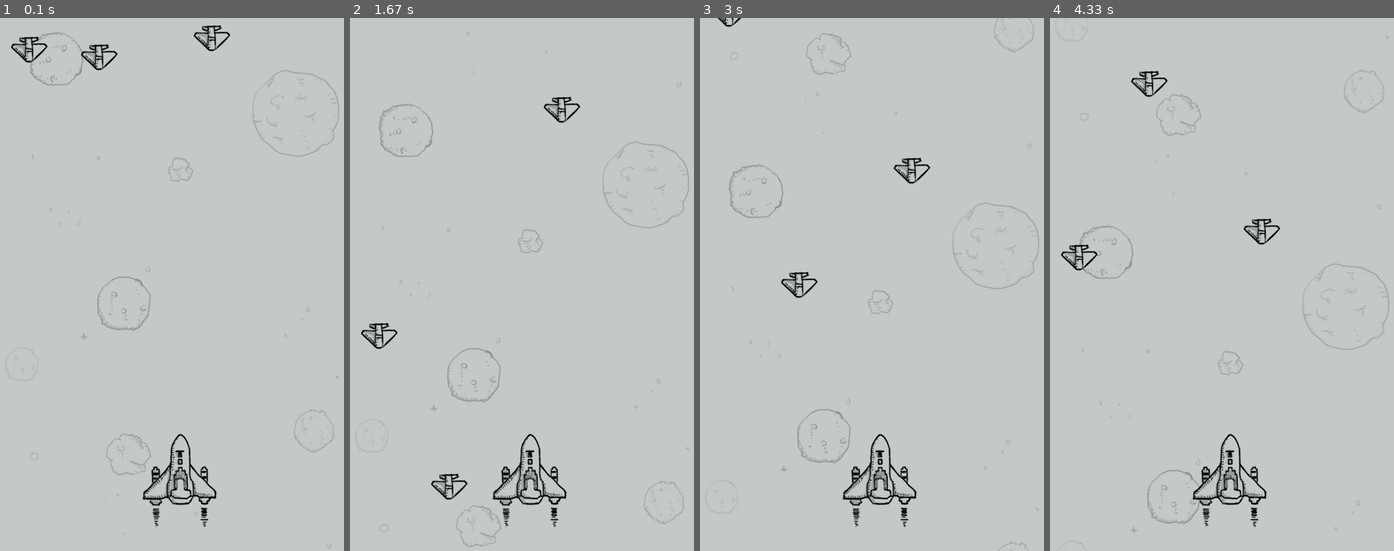
Above: before the commit, frames 1-4 (left to right).
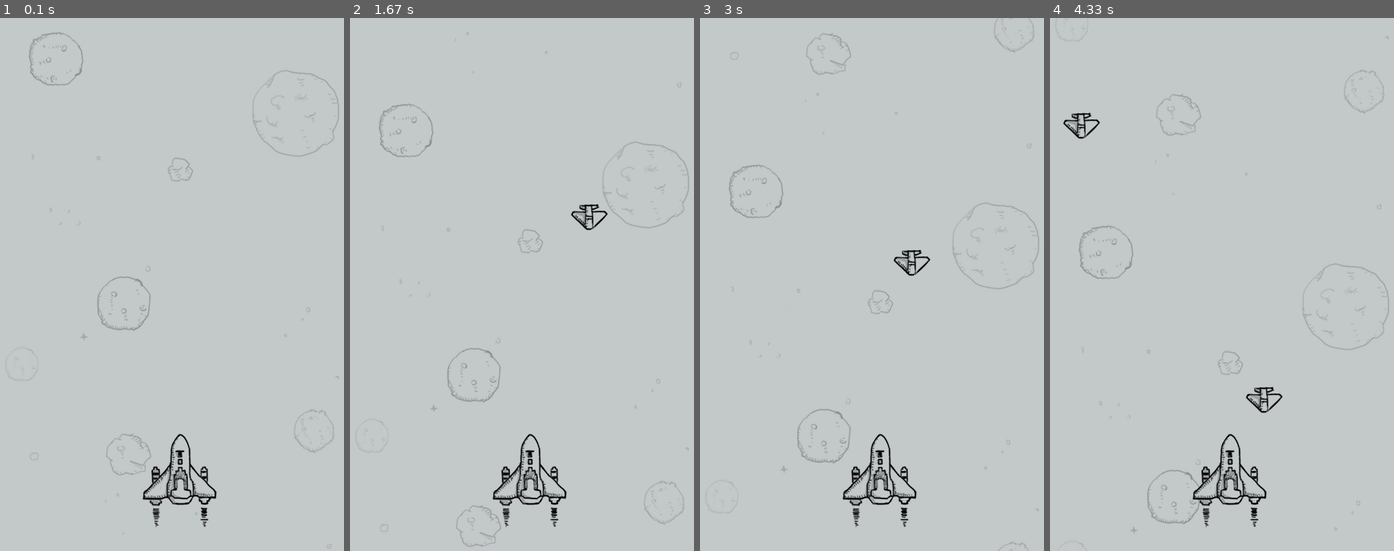
Above: after the commit, the same moments.

Repository: heiheiyuan/PlaneGame
Game: pygame game, started from plane_main.py
Two runs of this game, one before a commit and one after it. Both use one fixed random seed, a clock stepped at 60 frames per second and the inputs below.
Inputs:
- Up to frame 1 (0.1 s): no input
- Up to frame 2 (1.67 s): no input
- Up to frame 3 (3 s): no input
- Up to frame 4 (4.33 s): no input

The runs differ from the first frame. In frame 1, 0.7% of the frame differs, in the area x 3-68%, y 1-10%; in frame 2, 0.9%; in frame 3, 0.7%; in frame 4, 1.1%, in the area x 3-68%, y 9-75%.

Commit message:
完成背景 敌机 英雄

Diff:
--- a/plane_main.py
+++ b/plane_main.py
@@ -1,8 +1,14 @@
 from plane_sprites import *
-import random
+pygame.init()
 
+# 刷新频率
+FRAME_PRE_SEC = 60
 
-pygame.init()
+# 定义敌机出场事件
+CREATE_ENEMY_EVENT = pygame.USEREVENT
+
+# 定义敌机出场间隔时长
+PER_ENEMY_TIME = 1000
 
 
 class PlaneGame(object):
@@ -20,6 +26,8 @@
         self.clock = pygame.time.Clock()
         # 调用私有方法，创建精灵和精灵组
         self.__create_sprites()
+        # 设置定时器事件
+        pygame.time.set_timer(CREATE_ENEMY_EVENT, PER_ENEMY_TIME)
 
     def start_game(self):
         """
@@ -41,6 +49,7 @@
             # 刷新界面
             pygame.display.update()
 
+
     @staticmethod
     def __game_over():
         """
@@ -58,16 +67,12 @@
         创建游戏精灵和精灵组
         """
         # 背景组
-        bg1 = GameSprite("./images/background.png")
-        bg2 = GameSprite("./images/background.png", [0, -SCREEN_SIZE.height])
-
+        bg1 = BackGround()
+        bg2 = BackGround(True)
         self.bg_group = pygame.sprite.Group(bg1, bg2)
 
         # 敌机组
-        enemy1 = GameSprite("./images/enemy1.png", [random.randint(0, SCREEN_SIZE.width), 0], [0, random.randint(1, 6)])
-        enemy2 = GameSprite("./images/enemy1.png", [random.randint(0, SCREEN_SIZE.width), 0], [0, random.randint(1, 6)])
-        enemy3 = GameSprite("./images/enemy1.png", [random.randint(0, SCREEN_SIZE.width), 0], [0, random.randint(1, 6)])
-        self.enemy_group = pygame.sprite.Group(enemy1, enemy2, enemy3)
+        self.enemy_group = pygame.sprite.Group()
 
         # 英雄组
         hero_rect = pygame.image.load("./images/me1.png").get_rect()
@@ -83,6 +88,8 @@
 
             if event.type == pygame.QUIT:
                 PlaneGame.__game_over()
+            elif event.type == CREATE_ENEMY_EVENT:
+                self.enemy_group.add(Enemy())
 
     def __check_collide(self):
         """
--- a/plane_sprites.py
+++ b/plane_sprites.py
@@ -1,10 +1,8 @@
 import pygame
+import random
 
 # 窗口大小
 SCREEN_SIZE = pygame.Rect(0, 0, 480, 700)
-
-# 刷新频率
-FRAME_PRE_SEC = 60
 
 
 class GameSprite(pygame.sprite.Sprite):
@@ -35,5 +33,41 @@
 
     def update(self):
         self.rect = self.rect.move(self.speed)
+
+
+class BackGround(GameSprite):
+    """
+    背景类
+    """
+
+    def __init__(self, is_out=False):
+        if is_out:
+            super().__init__("./images/background.png", [0, -SCREEN_SIZE.height])
+        else:
+            super().__init__("./images/background.png")
+
+    def update(self):
+        # 调用父类update
+        super().update()
         if self.rect.y >= SCREEN_SIZE.height:
             self.rect.y = -self.rect.height
+
+
+class Enemy(GameSprite):
+    """
+    敌机类
+    """
+
+    def __init__(self):
+        super().__init__("./images/enemy1.png")
+        self.rect.x = random.randint(0, SCREEN_SIZE.width - self.rect.width)
+        self.speed = [0, random.randint(1, 6)]
+
+    def update(self):
+        super().update()
+        # 当敌机飞出屏幕,移除该对象
+        if self.rect.y >= SCREEN_SIZE.height:
+            self.kill()
+
+    def __del__(self):
+        print("敌机飞出屏幕 被杀掉了 坐标 %s" % self.rect)
